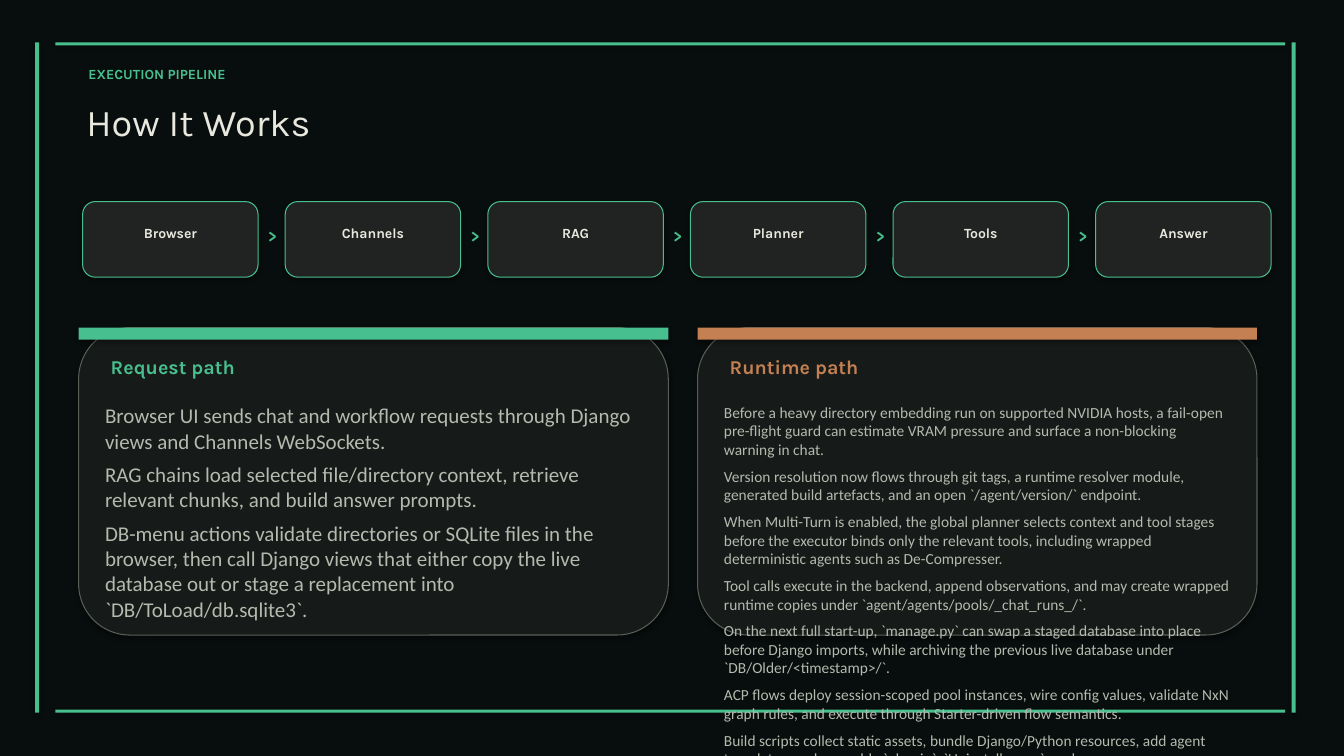
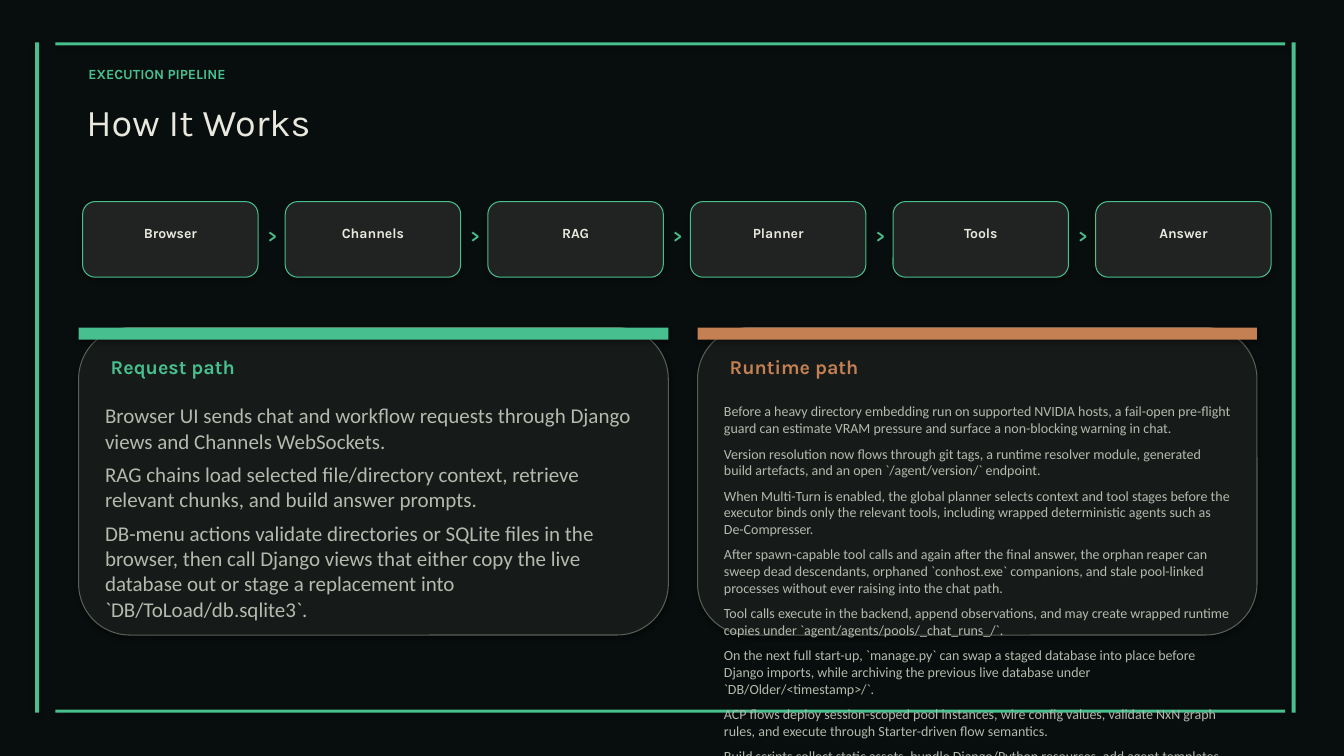
Before and after one commit to XAIHT/Tlamatini, a slide deck: slide 4 of Tlamatini_eXtended_Artificial_Intelligence_Humanly_Tempered.pptx. Drawn at 1344x756 pixels with LibreOffice and Linux fonts; fonts in the diff are those of the drawing. Boxes give left, top, right and bottom in pixels: in the first picture for what was removed or moved away, otherwise in the second. Text is boxed around its words. In the diff, an @@ line names an element or a change of style, - is before the commit and + after.

Commit message:
Updating visual assets about Orphaned-Process Cleanup, by angelahack1

```diff
--- a/Tlamatini_eXtended_Artificial_Intelligence_Humanly_Tempered.pptx
+++ b/Tlamatini_eXtended_Artificial_Intelligence_Humanly_Tempered.pptx
@@ text at (724,406,1230,739): size 11 to 10 pt in "Before a heavy directory embedding run on ...", "Version resolution now flows through git tags, ...", "When Multi-Turn is enabled, the global planner ...", "Tool calls execute in the backend, append ..." and 3 more places @@
@@ text at (724,549,1207,596): paragraph added @@
+After spawn-capable tool calls and again after the final answer, the orphan reaper can sweep dead descendants, orphaned `conhost.exe` companions, and stale pool-linked processes without ever raising into the chat path.
```
Also in this commit, not shown: 25 other slides changed, 2 slides added, 2 other files.
